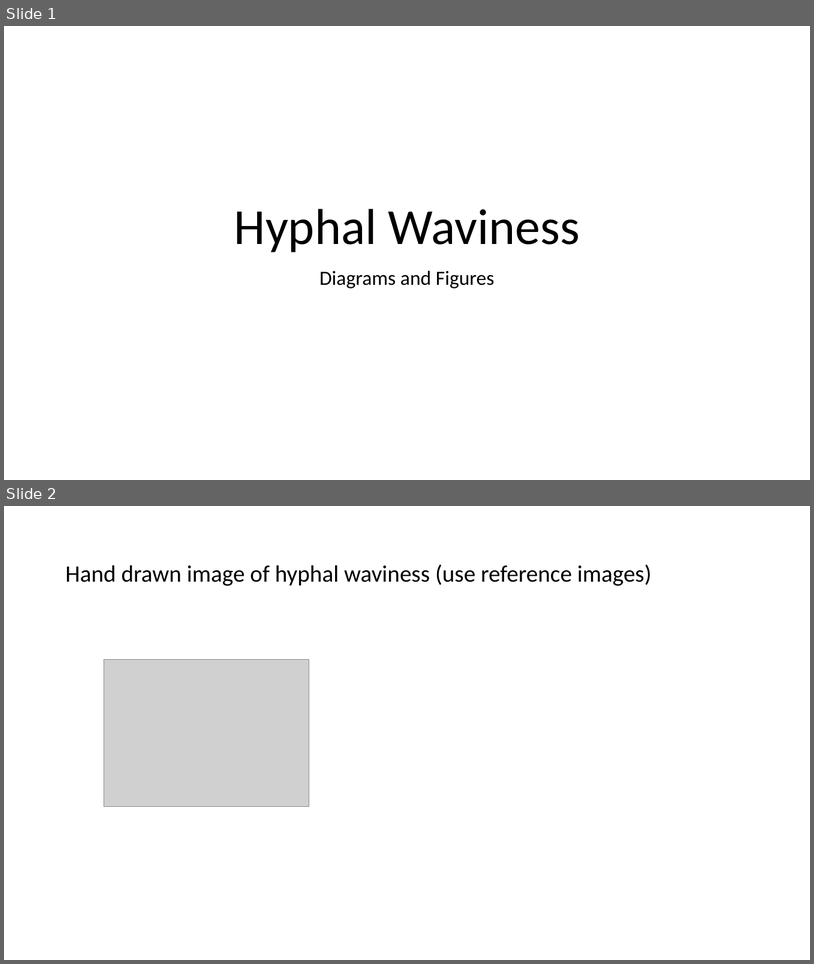
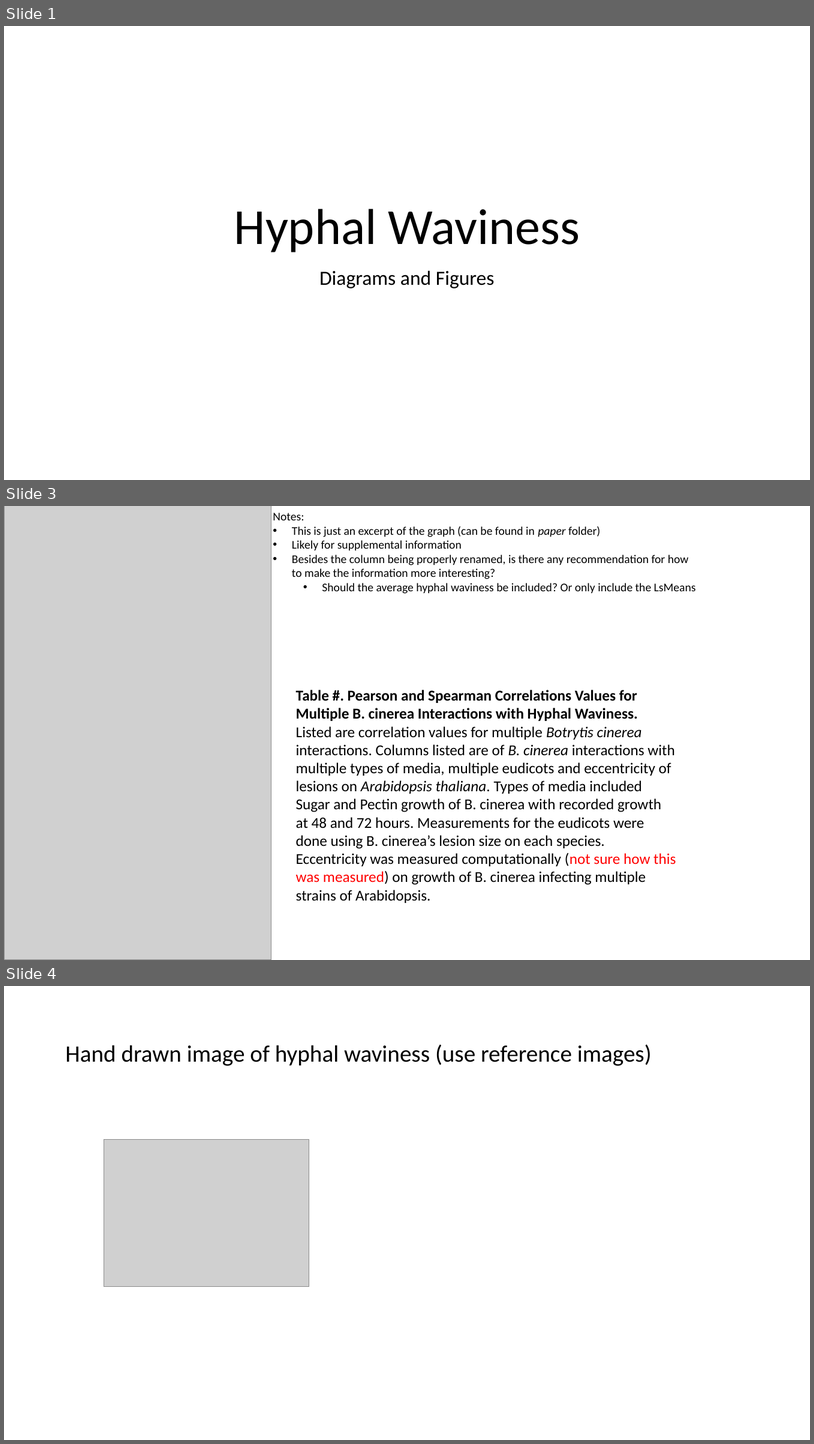
Before and after one commit to JosueVega/Hwaviness, a slide deck: paper/HWavinessGraphs_Figs_Capt.pptx. Shown one above the other, each under a label of ours: slides 1 and 2 before the commit, slides 1, 3 and 4 after it; the slides between them are not shown. The pictures are 814x964 and 814x1444 pixels, drawn with LibreOffice and Linux fonts; fonts in the diff are those of the drawing; grey boxes stand for pictures. Boxes give left, top, right and bottom in pixels: in the first picture for what was removed or moved away, otherwise in the second. Text is boxed around its words. In the diff, an @@ line names an element or a change of style, - is before the commit and + after.

Commit message:
Added the information I was working on and the made them available on Git. Graphs and Figures Ppt updated with current drafts of the figure captions.

```diff
--- a/paper/HWavinessGraphs_Figs_Capt.pptx
+++ b/paper/HWavinessGraphs_Figs_Capt.pptx
@@ slide 3 added at bbox=[4, 506, 810, 960], background #FFFFFF @@
@@ picture added at bbox=[4, 506, 272, 960] @@
@@ text added at bbox=[273, 513, 696, 594], 14 pt, text #000000 @@
+Notes:
+• This is just an excerpt of the graph (can be found in paper folder)
+• Likely for supplemental information
+• Besides the column being properly renamed, is there any recommendation for how to make the information more interesting?
+  • Should the average hyphal waviness be included? Or only include the LsMeans
@@ text added at bbox=[296, 690, 676, 903], 18 pt, text #000000 @@
+Table #. Pearson and Spearman Correlations Values for Multiple B. cinerea Interactions with Hyphal Waviness.
+Listed are correlation values for multiple Botrytis cinerea interactions. Columns listed are of B. cinerea interactions with multiple types of media, multiple eudicots and eccentricity of lesions on Arabidopsis thaliana. Types of media included Sugar and Pectin growth of B. cinerea with recorded growth at 48 and 72 hours. Measurements for the eudicots were done using B. cinerea’s lesion size on each species. Eccentricity was measured computationally (not sure how this was measured) on growth of B. cinerea infecting multiple strains of Arabidopsis.
@@ what was slide 2 is now slide 4 @@
```
Also in this commit, not shown: 1 other slide added, 7 other files.
